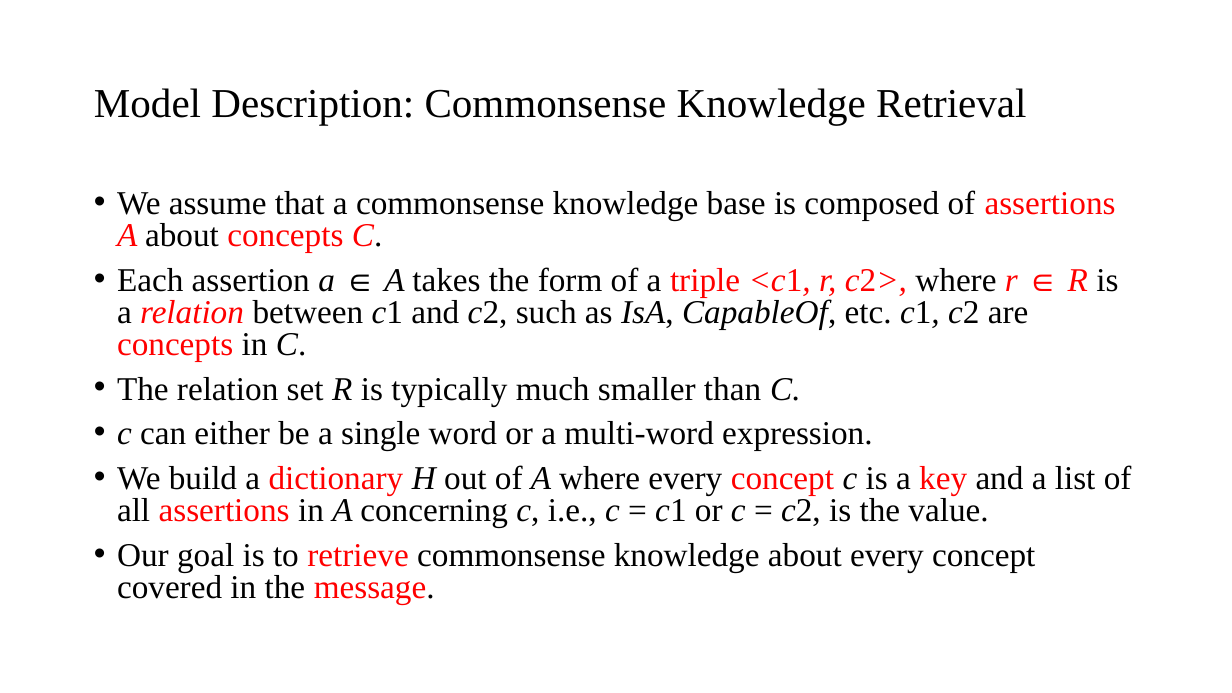
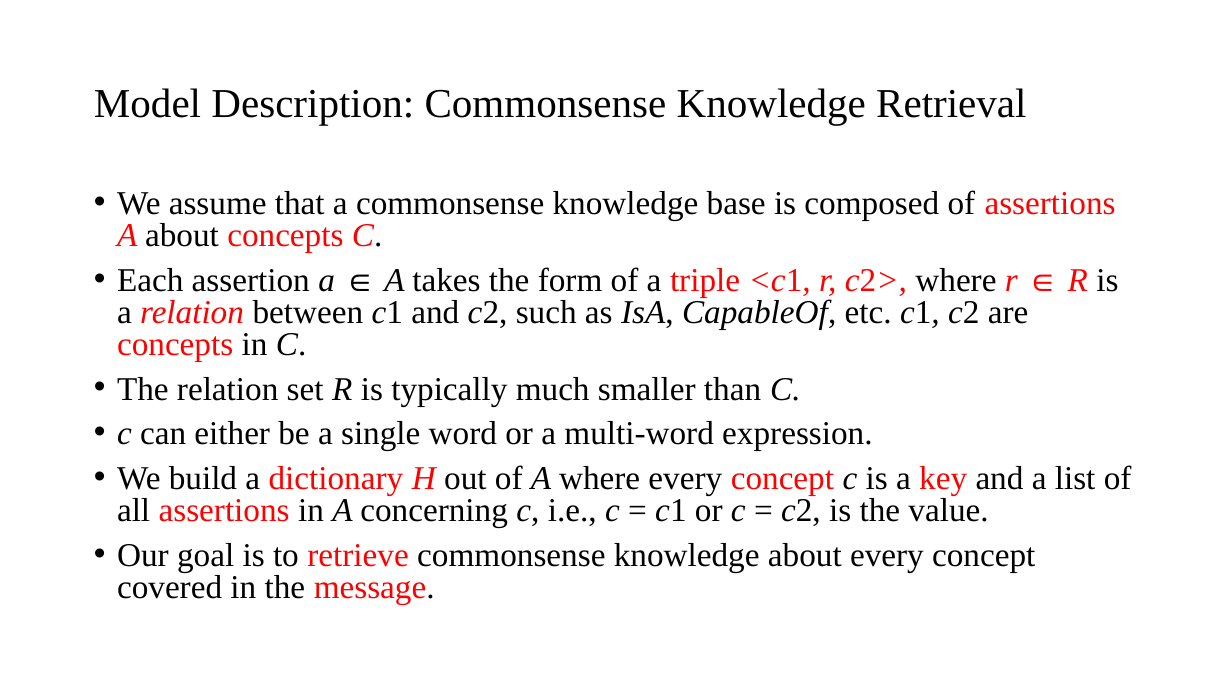
Before and after one commit to cloudspurs/klz, a slide deck: slide 11 of computer_science/ai/natural_language_processing/dialogue/papers/Augmenting End-to-End Dialogue Systems.pptx. Drawn at 1232x693 pixels with LibreOffice and Linux fonts; fonts in the diff are those of the drawing. Boxes give left, top, right and bottom in pixels: in the first picture for what was removed or moved away, otherwise in the second. Text is boxed around its words. In the diff, an @@ line names an element or a change of style, - is before the commit and + after.

Commit message:
knowledge tracing

```diff
--- a/computer_science/ai/natural_language_processing/dialogue/papers/Augmenting End-to-End Dialogue Systems.pptx
+++ b/computer_science/ai/natural_language_processing/dialogue/papers/Augmenting End-to-End Dialogue Systems.pptx
@@ text at [117,465,1132,528]: text colour #000000 to #FF0000 in "H" @@
```
Also in this commit, not shown: 7 other slides changed, 26 other files.
